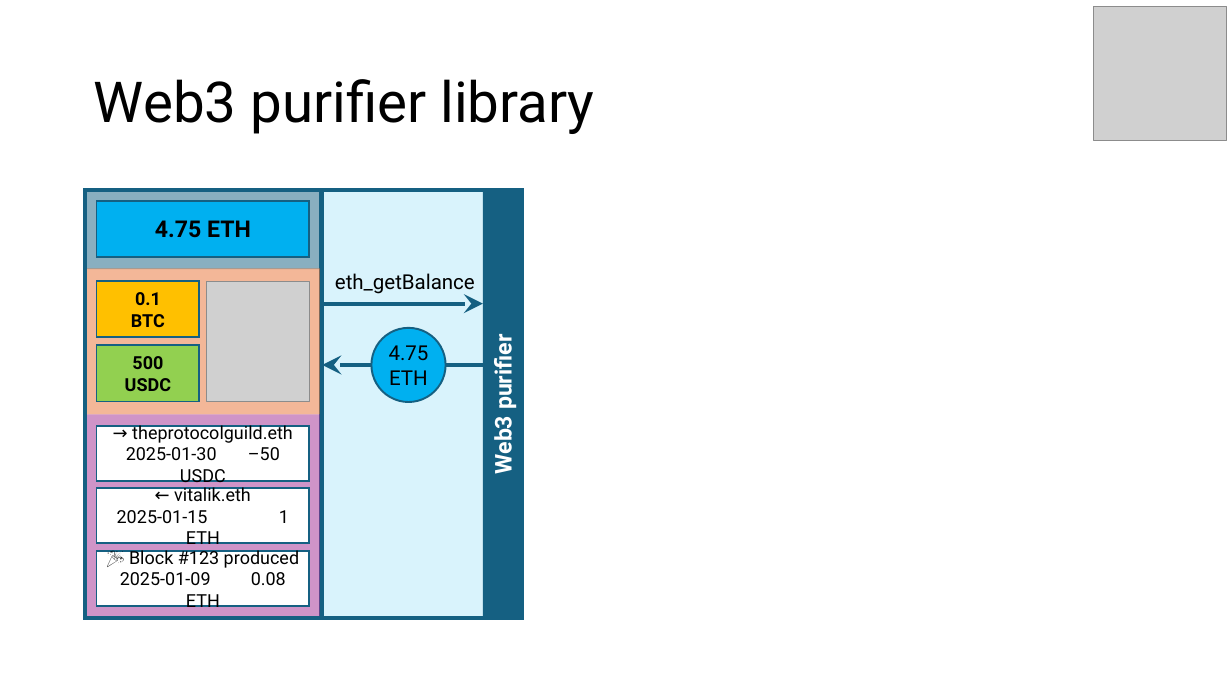
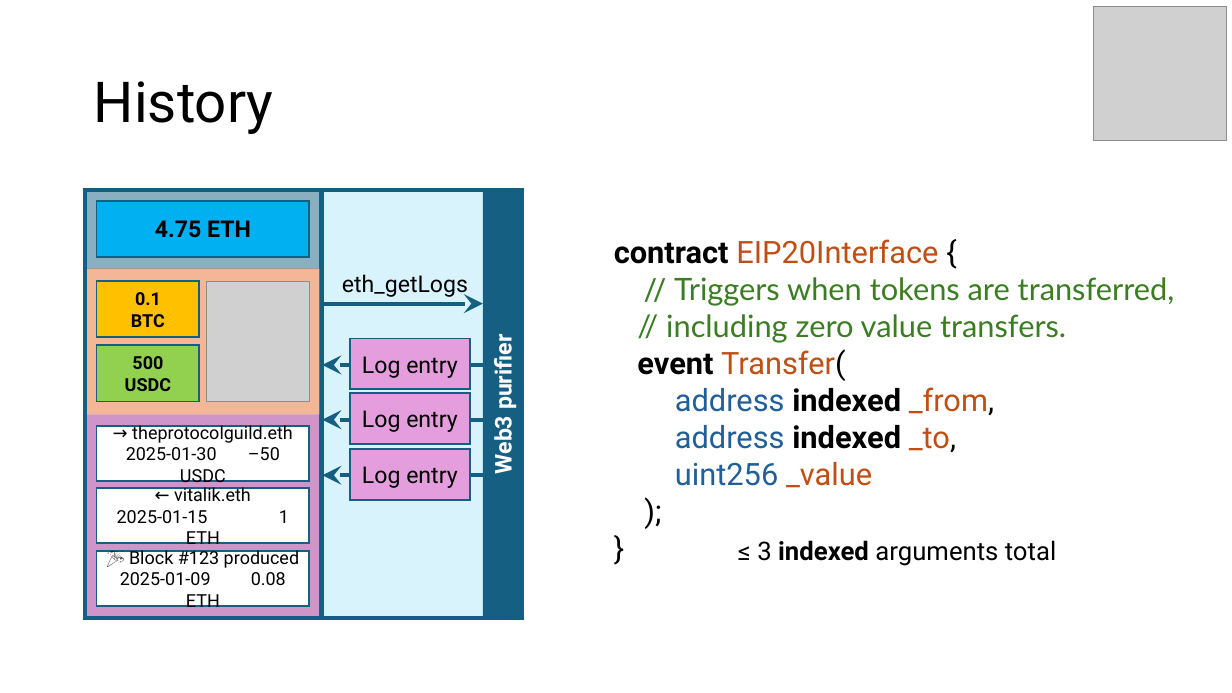
Before and after one commit to etan-status/purified-web3, a slide deck: slide 40 of Slides/2025-EthereumZuri.ch.pptx (slide 31 before the commit). Drawn at 1232x693 pixels with LibreOffice and Linux fonts; fonts in the diff are those of the drawing; grey boxes stand for pictures. Boxes give left, top, right and bottom in pixels: in the first picture for what was removed or moved away, otherwise in the second. Text is boxed around its words. In the diff, an @@ line names an element or a change of style, - is before the commit and + after.

Commit message:
Update EthereumZuri.ch slides

```diff
--- a/Slides/2025-EthereumZuri.ch.pptx
+++ b/Slides/2025-EthereumZuri.ch.pptx
@@ title at <box>94,81,274,134</box>: text changed @@
-Web3 purifier library
+History
@@ text added at <box>614,239,1175,488</box>, 24 pt, text #3B7D23 @@
+contract EIP20Interface {
+// Triggers when tokens are transferred,
+// including zero value transfers.
+event Transfer(
+address indexed _from,
+address indexed _to,
+uint256 _value
+);
+}
@@ text at <box>342,274,468,297</box>: text changed; size 16 to 18 pt @@
-eth_getBalance
+eth_getLogs
@@ ellipse removed at <box>372,328,445,402</box> @@
-4.75 ETH
@@ rectangle added at <box>350,338,470,389</box>, fill #E59EDD, outline #156082 1.5 pt, 18 pt, text #000000 @@
+Log entry
@@ rectangle added at <box>350,394,470,445</box>, fill #E59EDD, outline #156082 1.5 pt, 18 pt, text #000000 @@
+Log entry
@@ arrow added from (483, 420) to (323, 420), #156082 3 pt @@
@@ rectangle added at <box>350,449,470,500</box>, fill #E59EDD, outline #156082 1.5 pt, 18 pt, text #000000 @@
+Log entry
@@ arrow added from (483, 475) to (323, 475), #156082 3 pt @@
@@ text added at <box>757,540,1056,566</box>, 20 pt, text #000000 @@
+≤ 3 indexed arguments total
```
Also in this commit, not shown: 17 other slides changed, 2 slides added, 1 slide removed, 1 other file.
